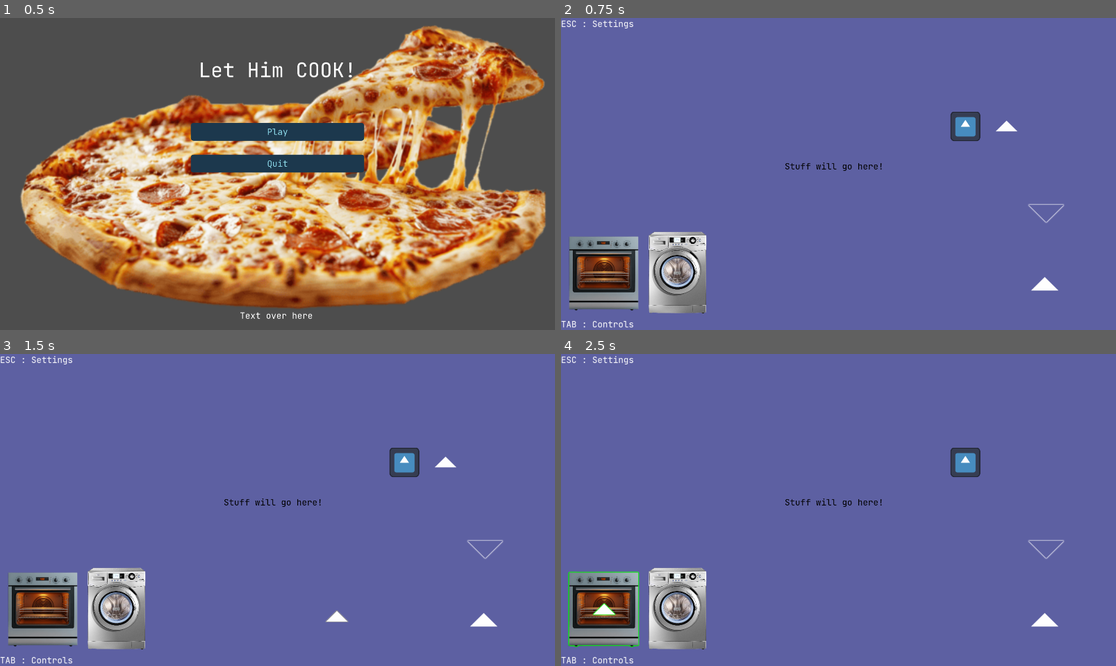
Above: before the commit, frames 1-4 (two rows, left to right).
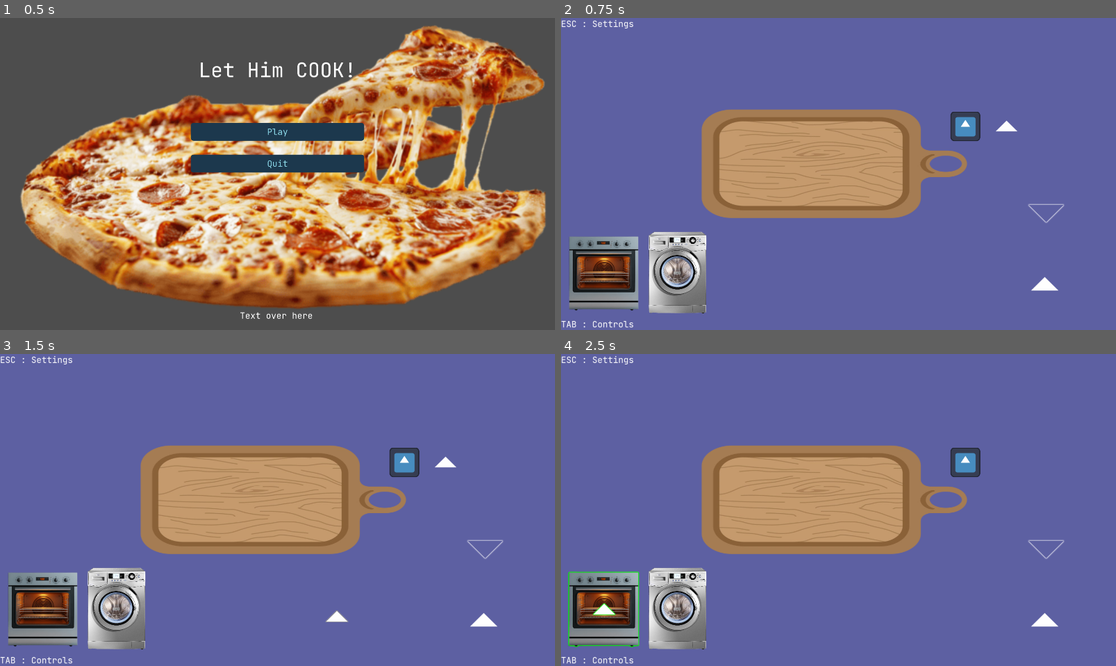
Above: after the commit, the same moments.

Repository: MikeyMictan1/Warwick-Game-Jam-2026
Game: Godot game, scene res://UI/ui_scenes/MainMenu.tscn
Same seed, same stepped clock (60 frames per second), same inputs: the game is played once before the commit and once after it. The engine's default icon, where the game draws it, is replaced by a stand-in: a white triangle on a blue panel in a dark square.
Inputs (mouse positions are in pixels of both pictures, inside the frame that each line leads up to):
- Up to frame 1 (0.5 s): no input
- Up to frame 2 (0.75 s): click "Play" at 0.5 s
- Up to frame 3 (1.5 s): tap Enter at 1.25 s; drag from (482, 619) to (44, 609) at 1.27 s
- Up to frame 4 (2.5 s): drag from (1005, 463) to (605, 609) at 2.02 s

Frame 1 is identical in both runs. In frame 2, 14% of the frame differs, in the area x 25-74%, y 29-65%; in frame 3, 14%; in frame 4, 14%.

Commit message:
Chopping board prelim logic added

Diff:
--- /dev/null
+++ b/Scenes/ChoppingBoard.tscn
@@ -0,0 +1,72 @@
+[gd_scene load_steps=3 format=3 uid="uid://bm4scc4qkrsnt"]
+
+[ext_resource type="Texture2D" uid="uid://bkrk6j3vaj5qp" path="res://Assets/Art/Other/cutting_board.webp" id="1_ssvw5"]
+
+[sub_resource type="RectangleShape2D" id="RectangleShape2D_hqiy5"]
+
+[node name="ChoppingBoard" type="Node2D"]
+
+[node name="Sprite2D" type="Sprite2D" parent="."]
+position = Vector2(84.39239, 16.159311)
+rotation = 1.5707964
+scale = Vector2(0.32597, 0.48879808)
+texture = ExtResource("1_ssvw5")
+
+[node name="slot_1" type="Area2D" parent="."]
+
+[node name="CollisionShape2D" type="CollisionShape2D" parent="slot_1"]
+shape = SubResource("RectangleShape2D_hqiy5")
+
+[node name="slot_2" type="Area2D" parent="."]
+position = Vector2(32, 0)
+
+[node name="CollisionShape2D" type="CollisionShape2D" parent="slot_2"]
+shape = SubResource("RectangleShape2D_hqiy5")
+
+[node name="slot_3" type="Area2D" parent="."]
+position = Vector2(64, 0)
+
+[node name="CollisionShape2D" type="CollisionShape2D" parent="slot_3"]
+shape = SubResource("RectangleShape2D_hqiy5")
+
+[node name="slot_4" type="Area2D" parent="."]
+position = Vector2(96, 0)
+
+[node name="CollisionShape2D" type="CollisionShape2D" parent="slot_4"]
+shape = SubResource("RectangleShape2D_hqiy5")
+
+[node name="slot_5" type="Area2D" parent="."]
+position = Vector2(128, 0)
+
+[node name="CollisionShape2D" type="CollisionShape2D" parent="slot_5"]
+shape = SubResource("RectangleShape2D_hqiy5")
+
+[node name="slot_6" type="Area2D" parent="."]
+position = Vector2(0, 32)
+
+[node name="CollisionShape2D" type="CollisionShape2D" parent="slot_6"]
+shape = SubResource("RectangleShape2D_hqiy5")
+
+[node name="slot_7" type="Area2D" parent="."]
+position = Vector2(32, 32)
+
+[node name="CollisionShape2D" type="CollisionShape2D" parent="slot_7"]
+shape = SubResource("RectangleShape2D_hqiy5")
+
+[node name="slot_8" type="Area2D" parent="."]
+position = Vector2(64, 32)
+
+[node name="CollisionShape2D" type="CollisionShape2D" parent="slot_8"]
+shape = SubResource("RectangleShape2D_hqiy5")
+
+[node name="slot_9" type="Area2D" parent="."]
+position = Vector2(96, 32)
+
+[node name="CollisionShape2D" type="CollisionShape2D" parent="slot_9"]
+shape = SubResource("RectangleShape2D_hqiy5")
+
+[node name="slot_10" type="Area2D" parent="."]
+position = Vector2(128, 32)
+
+[node name="CollisionShape2D" type="CollisionShape2D" parent="slot_10"]
+shape = SubResource("RectangleShape2D_hqiy5")
--- a/Scenes/MainScene.tscn
+++ b/Scenes/MainScene.tscn
@@ -6,6 +6,7 @@
 [ext_resource type="Resource" uid="uid://cd7odfpp1yywl" path="res://Resources/Lettuce.tres" id="3_7rqgy"]
 [ext_resource type="Resource" uid="uid://iruq2f54b0f5" path="res://Resources/Dried_Pasta.tres" id="4_7rqgy"]
 [ext_resource type="PackedScene" uid="uid://d1dw40ll10xul" path="res://Scenes/MixingBowl.tscn" id="4_f140w"]
+[ext_resource type="PackedScene" uid="uid://bm4scc4qkrsnt" path="res://Scenes/ChoppingBoard.tscn" id="5_0iob3"]
 [ext_resource type="PackedScene" uid="uid://cjwj343smscw5" path="res://Scenes/IngredientSpawner.tscn" id="5_qxria"]
 [ext_resource type="PackedScene" uid="uid://dph6b446653jp" path="res://Scripts/WashingMachine.tscn" id="7_q68mp"]
 
@@ -65,6 +66,10 @@
 position = Vector2(1678, 677)
 scale = Vector2(5, 5)
 
+[node name="ChoppingBoard" parent="Appliances" instance=ExtResource("5_0iob3")]
+position = Vector2(608, 440)
+scale = Vector2(4, 4)
+
 [node name="IngredientGenerators" type="Node2D" parent="."]
 
 [node name="IngredientSpawner" parent="IngredientGenerators" instance=ExtResource("5_qxria")]
Binary file added: Assets/Art/Other/cutting_board.webp
Not shown, added: Assets/Art/Other/cutting_board.webp.import
Renamed: Assets/Art/UI_Art/pizza.png -> Assets/Art/Other/pizza.png
Not shown, changed: Assets/Art/Other/pizza.png.import
Not shown: 1 places in Scenes/MainScene.tscn that only renumber resources
